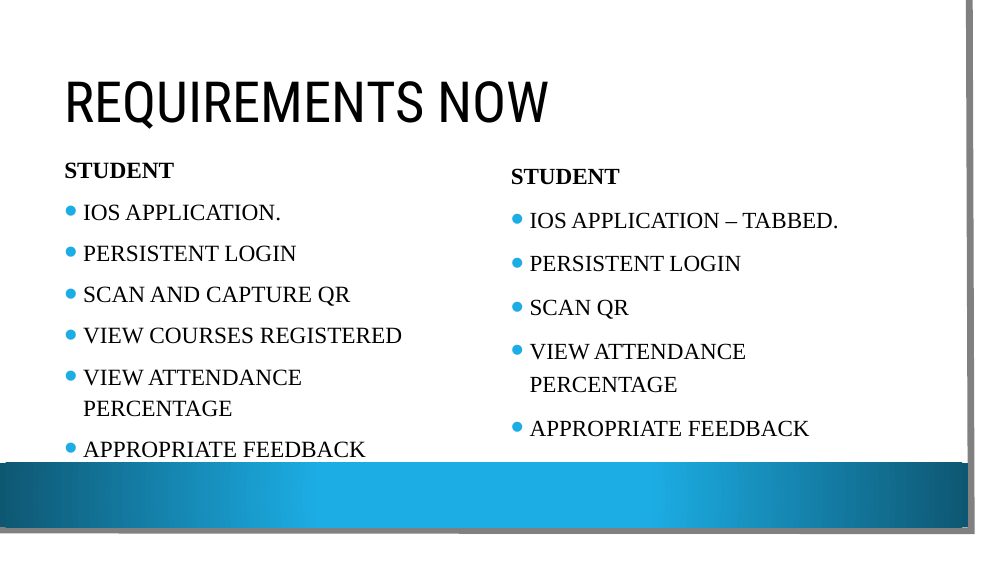
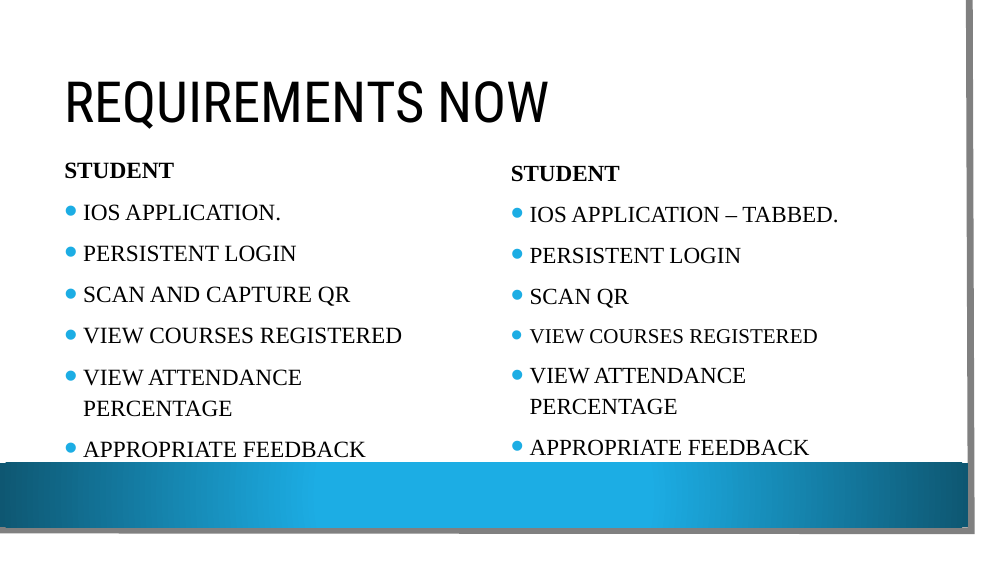
Before and after one commit to VamsiDevalla/Student-Attendance-Tracking, a slide deck: slide 6 of final ppt.pptx. Drawn at 1008x567 pixels with LibreOffice and Linux fonts; fonts in the diff are those of the drawing; background and template pictures are left out. Boxes give left, top, right and bottom in pixels: in the first picture for what was removed or moved away, otherwise in the second. Text is boxed around its words. In the diff, an @@ line names an element or a change of style, - is before the commit and + after.

```diff
--- a/final ppt.pptx
+++ b/final ppt.pptx
@@ text at box(511, 165, 838, 415): line spacing 1.2 to 1.1 @@
@@ text at box(530, 329, 817, 344): paragraph added @@
+• VIEW COURSES REGISTERED
```
Also in this commit, not shown: 4 other slides changed, 1 slide added.
